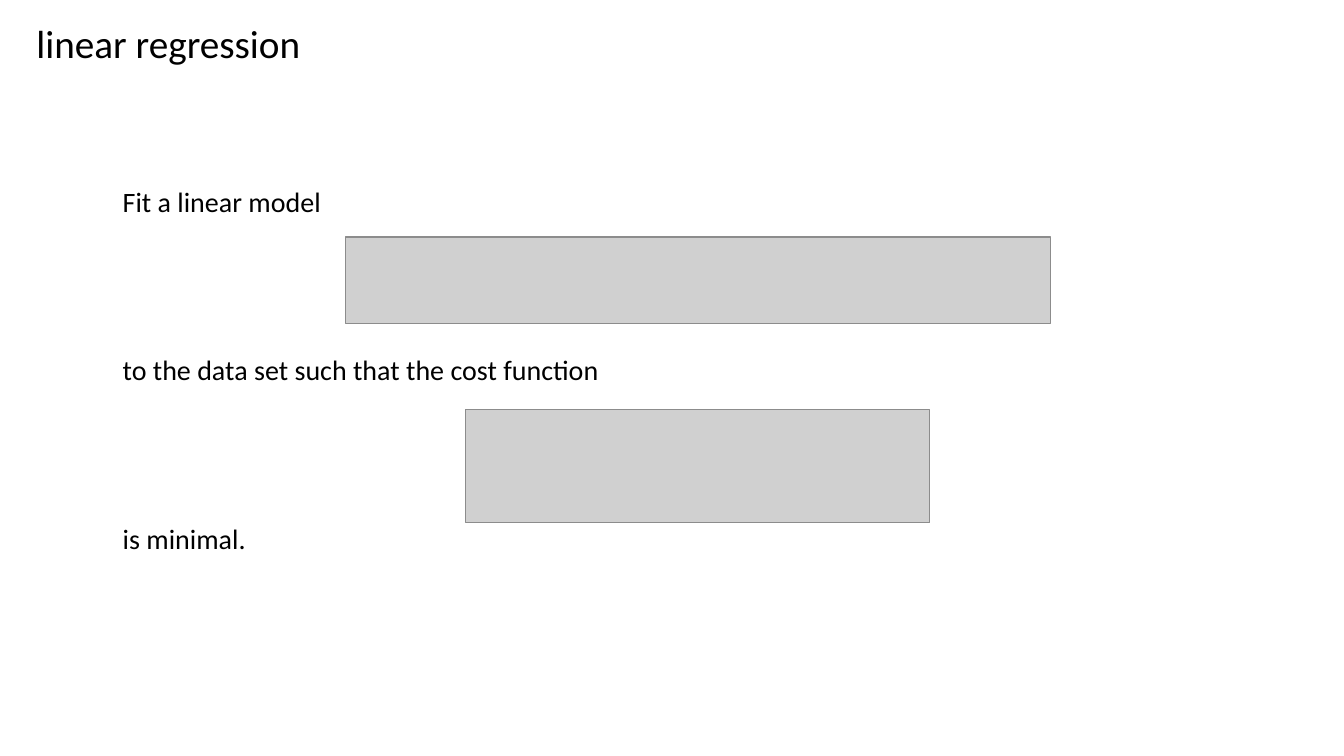
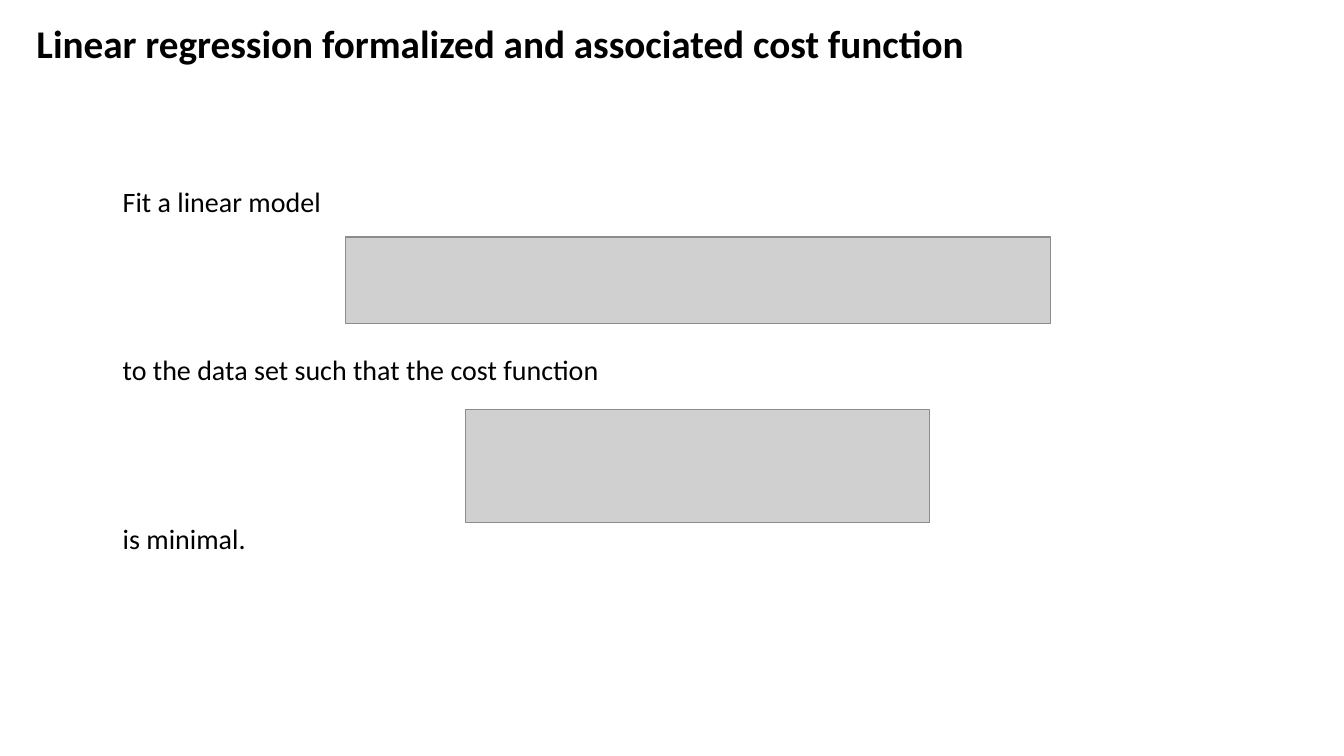
Before and after one commit to CompOmics/ML_AI_Analytical_Chemistry_Course, a slide deck: slide 10 of 01_Foundations/slides/1_2_regression.pptx. Drawn at 1344x756 pixels with LibreOffice and Linux fonts; fonts in the diff are those of the drawing; grey boxes stand for pictures. Boxes give left, top, right and bottom in pixels: in the first picture for what was removed or moved away, otherwise in the second. Text is boxed around its words. In the diff, an @@ line names an element or a change of style, - is before the commit and + after.

```diff
--- a/01_Foundations/slides/1_2_regression.pptx
+++ b/01_Foundations/slides/1_2_regression.pptx
@@ text at (36,30,964,65): text changed; bold on @@
-linear regression
+Linear regression formalized and associated cost function
```
Also in this commit, not shown: 16 other slides changed, 26 other files.
